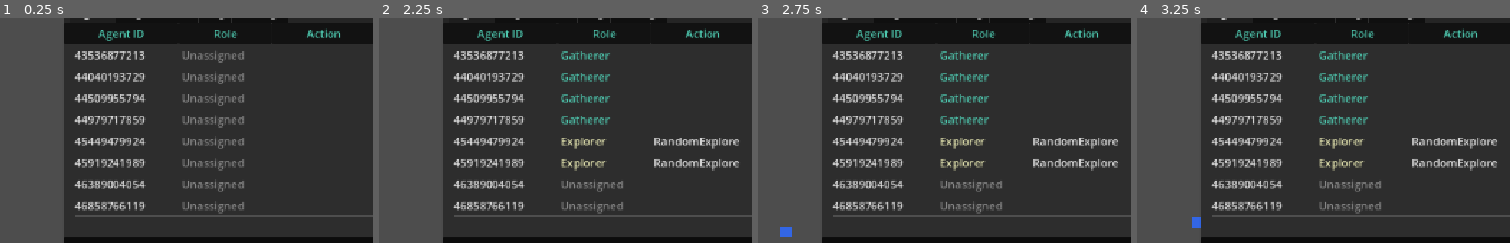
Above: before the commit, frames 1-4 (left to right).
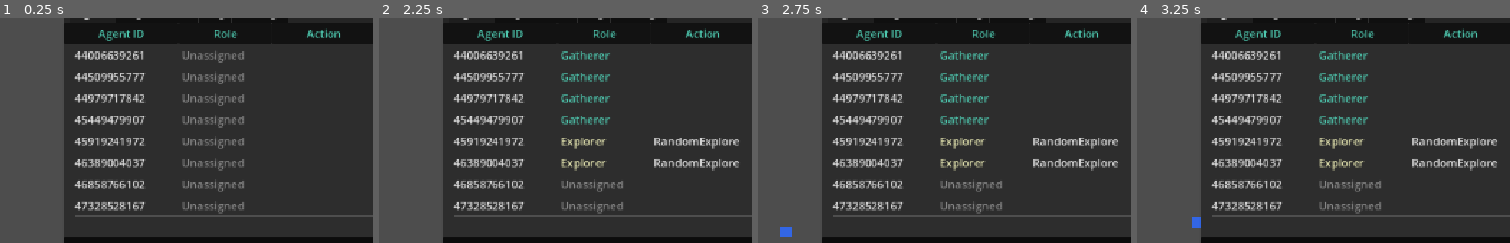
Above: after the commit, the same moments.

Repository: DoctorTangerina/colony-sim
Game: Godot game, scene res://Main.tscn
Same seed, same stepped clock (60 frames per second), same inputs: the game is played once before the commit and once after it.
Inputs:
- Up to frame 1 (0.25 s): no input
- Up to frame 2 (2.25 s): tap Enter at 0.5, 2 s; tap Space at 1.25 s
- Up to frame 3 (2.75 s): no input
- Up to frame 4 (3.25 s): tap Space at 2.75 s
The pictures show only the part of the screen within x 50-100%, y 4-54%; the shares and areas given below are measured in that part.

The runs differ from the first frame. In frame 1, 2.4% of the frame differs, in the area x 21-40%, y 14-86%; in frame 2, 2.4%; in frame 3, 2.4%; in frame 4, 2.4%.

Commit message:
feature: ticket 1, hunger

Diff:
--- a/agents/IAgentActions.gd
+++ b/agents/IAgentActions.gd
@@ -47,6 +47,10 @@
 	pass
 
 
+func reset_hunger() -> void:
+	pass
+
+
 func restore_energy(_amount: float) -> void:
 	pass
 
--- a/agents/agent.gd
+++ b/agents/agent.gd
@@ -29,6 +29,8 @@
 var _agent_speed: float = 200.0
 var _discovery_radius: float = 50.0
 var _interaction_radius: float = 50.0
+var _hunger_increase_per_second: float = 1.0
+var _death_hunger: float = 100.0
 var discovered_resource_type: String = ""
 var discovered_resource_pos: Vector2 = Vector2.ZERO
 var failed_resource_type: String = ""
@@ -60,6 +62,8 @@
 	_switch_margin = data.get("switchMargin", 2.0)
 	_discovery_radius = data.get("discoveryRadius", 50.0)
 	_interaction_radius = data.get("interactionRadius", 50.0)
+	_hunger_increase_per_second = data.get("hungerIncreasePerSecond", 1.0)
+	_death_hunger = data.get("deathHunger", 100.0)
 	if not data.has("mapMinX") or not data.has("mapMinY") or not data.has("mapMaxX") or not data.has("mapMaxY"):
 		push_error("agent: simulation.json missing map bounds (mapMinX, mapMinY, mapMaxX, mapMaxY)")
 		return
@@ -91,6 +95,10 @@
 
 
 func _process(delta: float) -> void:
+	if _is_dead:
+		return
+
+	_update_hunger(delta)
 	_check_death()
 	if _is_dead:
 		return
@@ -101,9 +109,17 @@
 	_goap_cycle.process(delta)
 
 
-## Guards against re-emitting agent_died once energy has bottomed out.
+## Standing pressure (SPEC.md Ticket 01): rises every frame regardless of the
+## agent's current action, goal, or Rest state - uncoupled from GOAP entirely.
+func _update_hunger(delta: float) -> void:
+	hunger = minf(hunger + _hunger_increase_per_second * delta, 100.0)
+
+
+## Guards against re-emitting agent_died once hunger has topped out. Energy
+## no longer factors into death (SPEC.md Ticket 01) - hitting 0 energy only
+## ever forces Rest (Ticket 02), never kills.
 func _check_death() -> void:
-	if _is_dead or energy > 0.0:
+	if _is_dead or hunger < _death_hunger:
 		return
 	_is_dead = true
 	_navigator.stop()
@@ -264,6 +280,10 @@
 
 func reduce_hunger(amount: float) -> void:
 	hunger = maxf(hunger - amount, 0.0)
+
+
+func reset_hunger() -> void:
+	hunger = 0.0
 
 
 func restore_energy(amount: float) -> void:
--- a/agents/planner/goap_action_executor.gd
+++ b/agents/planner/goap_action_executor.gd
@@ -36,7 +36,7 @@
 
 
 static func _eat(agent: IAgentActions) -> void:
-	agent.reduce_hunger(40.0)
+	agent.reset_hunger()
 	agent.complete_action()
 
 
--- a/configs/simulation.json
+++ b/configs/simulation.json
@@ -13,5 +13,7 @@
   "discoveryRadius": 50.0,
   "interactionRadius": 50.0,
   "planningInterval": 2.0,
-  "switchMargin": 2.0
+  "switchMargin": 2.0,
+  "hungerIncreasePerSecond": 1.0,
+  "deathHunger": 100.0
 }
